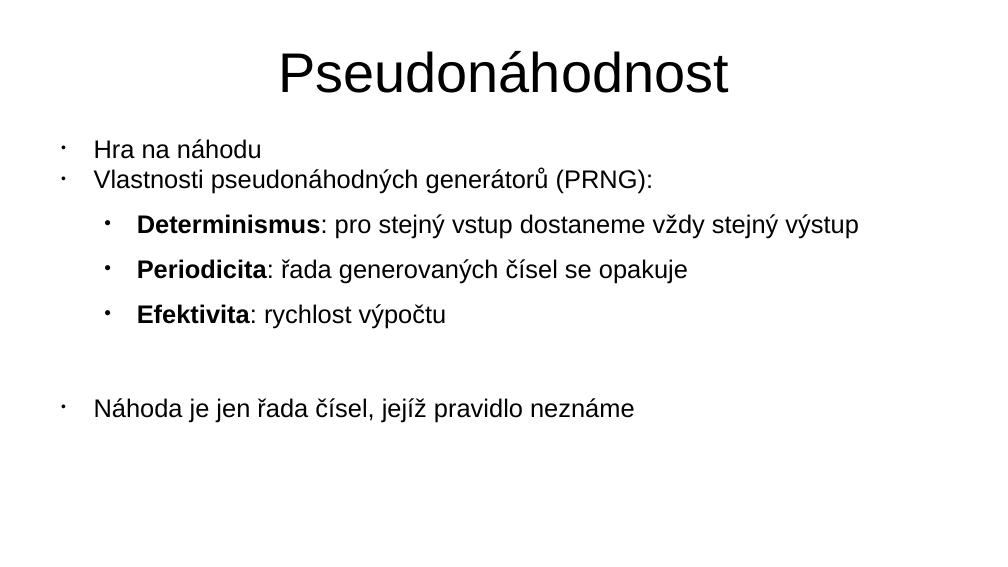
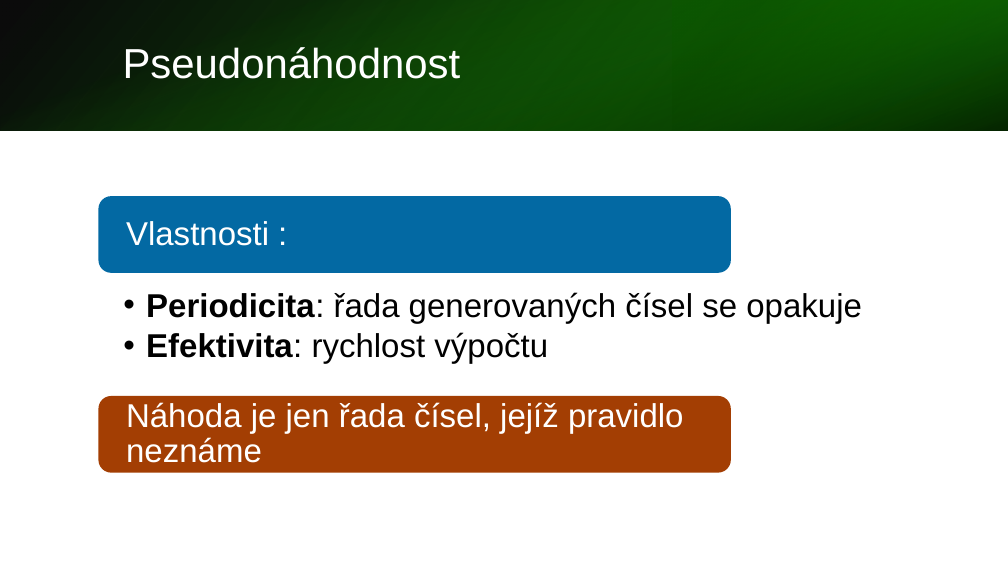
Before and after one commit to hruboson/UTB-PO-RAND, a slide deck: slide 3 of presentation.pptx. Drawn at 1008x567 pixels with LibreOffice and Linux fonts; fonts in the diff are those of the drawing. Boxes give left, top, right and bottom in pixels: in the first picture for what was removed or moved away, otherwise in the second. Text is boxed around its words. In the diff, an @@ line names an element or a change of style, - is before the commit and + after.

Commit message:
Prezentace pokročilé programování
Přidal jsem text do poznámek co bychom mohli +- říkat a snažil jsem se dodržovat styl možná ještě tam dám nějaký obsah a nějaký counter slidů

```diff
--- a/presentation.pptx
+++ b/presentation.pptx
@@ rectangle added at [0,0,1008,131], fill gradient #000000 to #127A02 @@
@@ rectangle added at [0,0,1008,130], fill gradient #18A303 to #000000 @@
@@ title "Pseudonáhodnost": place and size @@
-title "Pseudonáhodnost" at [278,51,728,93]
+title "Pseudonáhodnost" at [123,47,461,79]
@@ title "Pseudonáhodnost" at [123,47,461,79]: size 44 to 33 pt, text colour #000000 to #FFFFFF; alignment centre to left; line spacing 1 to 0.9 @@
@@ rectangle added at [672,0,1008,131], fill gradient #0C5201 to #18A303 @@
@@ text removed at [94,139,858,422] @@
-• Hra na náhodu
-• Vlastnosti pseudonáhodných generátorů (PRNG):
-  • Determinismus: pro stejný vstup dostaneme vždy stejný výstup
-  • Periodicita: řada generovaných čísel se opakuje
-  • Efektivita: rychlost výpočtu
-• Náhoda je jen řada čísel, jejíž pravidlo neznáme
@@ group added at [53,197,957,500]: 3 texts, 2 rectangles, 2 rounded rectangles @@
+  • Periodicita: řada generovaných čísel se opakuje
+  • Efektivita: rychlost výpočtu
+Vlastnosti :
+Náhoda je jen řada čísel, jejíž pravidlo neznáme
```
Also in this commit, not shown: 12 other slides changed, 3 slides added, 1 slide removed.
